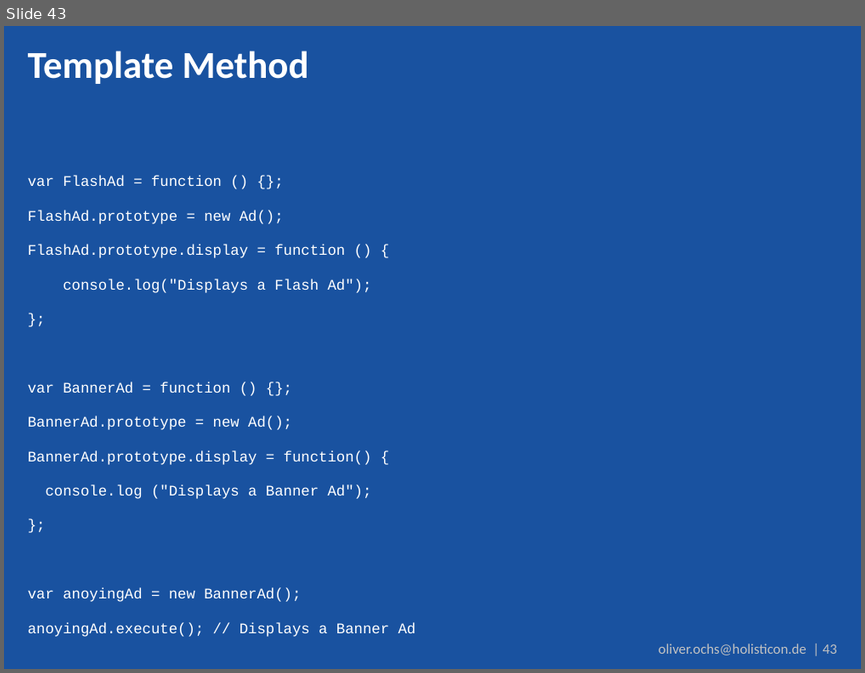
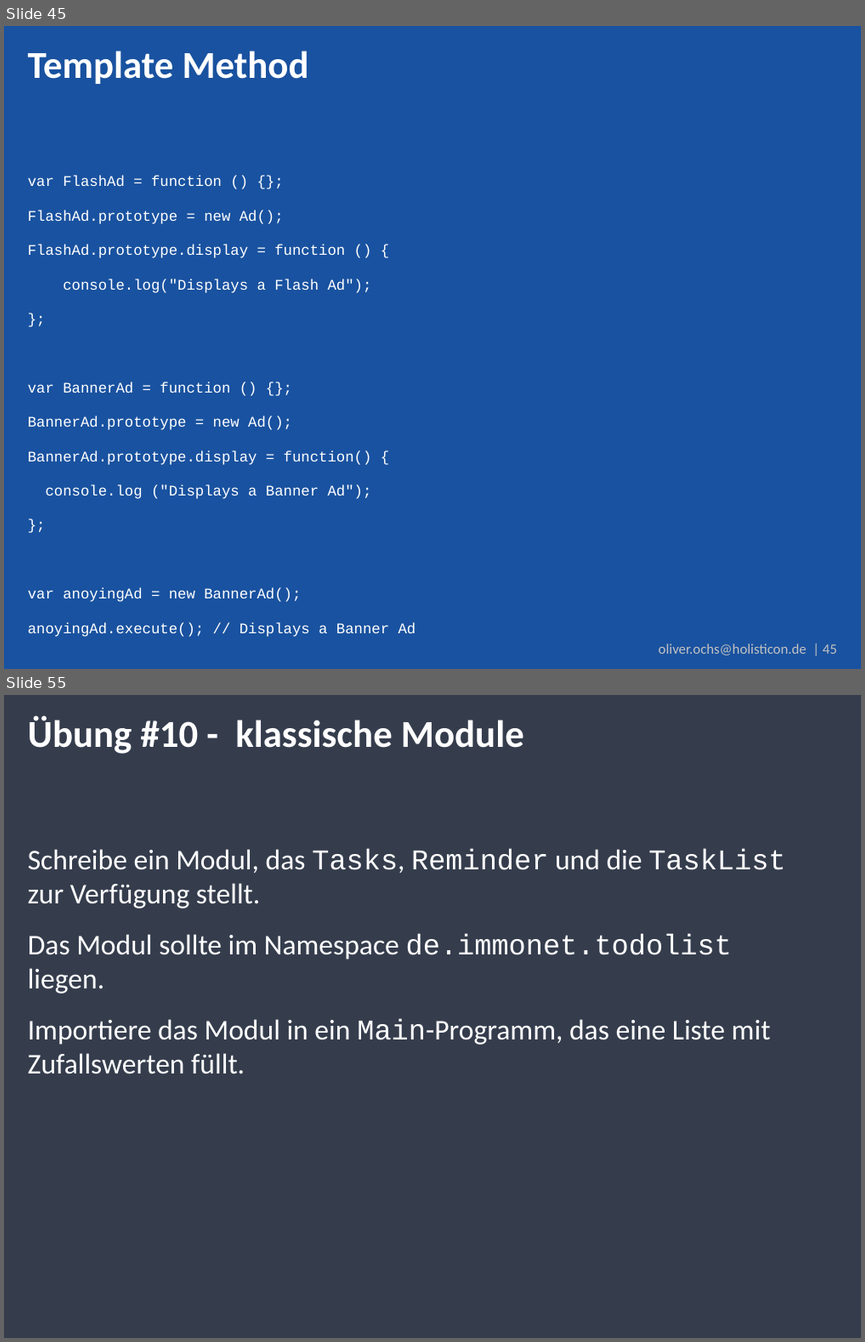
Before and after one commit to simonox/js-workshop, a slide deck: Tag 2.pptx. Shown one above the other, each under a label of ours: slide 43 before the commit, slides 45 and 55 after it; the slides between them are not shown. The pictures are 865x673 and 865x1342 pixels, drawn with LibreOffice and Linux fonts; fonts in the diff are those of the drawing; background and template pictures are left out. Boxes give left, top, right and bottom in pixels: in the first picture for what was removed or moved away, otherwise in the second. Text is boxed around its words. In the diff, an @@ line names an element or a change of style, - is before the commit and + after.

Commit message:
Added Module Pattern to go straight into CommonJS / AMD

```diff
--- a/Tag 2.pptx
+++ b/Tag 2.pptx
@@ slide 55 added at bbox=[4, 695, 861, 1338], background #FFFFFF @@
@@ rectangle added at bbox=[4, 695, 861, 1338], fill #353D4D, outline #1550A0 0.75 pt @@
@@ title added at bbox=[28, 715, 524, 754], 32 pt, text #FFFFFF, bold @@
+Übung #10 - klassische Module
@@ text added at bbox=[28, 848, 785, 1074], 24 pt, text #FFFFFF @@
+Schreibe ein Modul, das Tasks, Reminder und die TaskList zur Verfügung stellt.
+Das Modul sollte im Namespace de.immonet.todolist liegen.
+Importiere das Modul in ein Main-Programm, das eine Liste mit Zufallswerten füllt.
@@ what was slide 43 is now slide 45 @@
@@ text at bbox=[658, 643, 837, 655]: text changed @@
-oliver.ochs@holisticon.de | 43
+oliver.ochs@holisticon.de | 45
```
Also in this commit, not shown: 2 slides changed, 15 other slides added.
